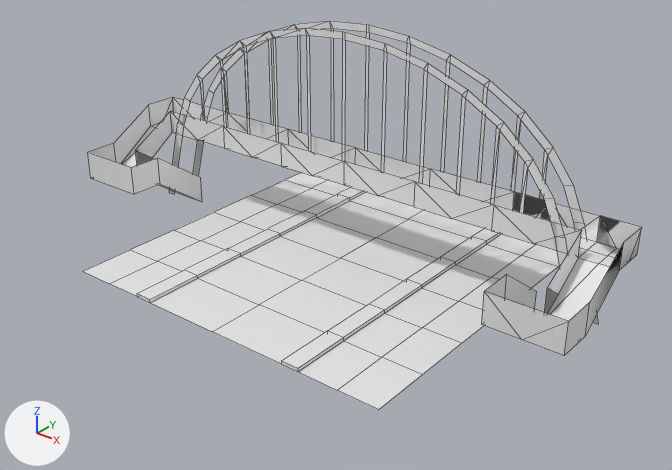
Two versions of the OBJ model data/mars/maps/import/map0/blvd_bridge.obj, one commit apart.
Both versions are drawn from a camera (50 mm lens) standing at (2.31, -2.92, 1.92) and looking at (0.13, -0.2, 0.23). Every picture has the same lights, and +X, +Y and +Z are marked at lower left. Mesh edges are drawn as thin lines. Where no turn or scale is listed for an object, it has been applied to the vertices. Vertices at the same position are counted once.

In view in the first picture: 'blvd_bridge_Plane.006'.
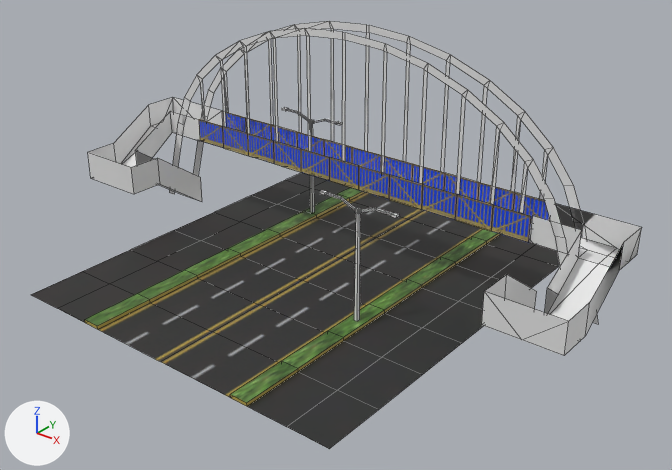
The change, as a diff of the scene's bpy script:
```diff
--- a/data/mars/maps/import/map0/blvd_bridge.obj.py
+++ b/data/mars/maps/import/map0/blvd_bridge.obj.py
@@ img_marscity_tga @@
+img_marscity_tga = load_image('marscity.tga', '../textures/marscity.tga', 186, 192, 'sRGB')
@@ mat_marscity_001 @@
+mat_marscity_001 = principled_material('marscity.001')
+mat_marscity_001.texture = img_marscity_tga
+mat_marscity_001.roughness = 0.526
@@ mat_marsindx_239 @@
+mat_marsindx_239 = principled_material('MARSINDX_239')
+mat_marsindx_239.base_color = (0.456, 0.342, 0.0595)  # yellow #b49e45
+mat_marsindx_239.roughness = 0.526
@@ mat_marscity_002 @@
+mat_marscity_002 = principled_material('marscity.002')
+mat_marscity_002.texture = img_marscity_tga
+mat_marscity_002.roughness = 0.526
@@ me_blvd_bridge_plane_006 @@
 # used by ob_blvd_bridge_plane_006; location = (0.0, 0.0, 0.0)
-me_blvd_bridge_plane_006.from_pydata(...)  # 325 vertices, 279 faces, 214 loose edges; spans x -1.26..1.26, y -0.8..0.8, z 0.0..1.01
+me_blvd_bridge_plane_006.from_pydata(...)  # 523 vertices, 392 faces; spans x -1.26..1.26, y -1.07..0.8, z 0.0..1.01
+# me_blvd_bridge_plane_006 part 1
+# 11 vertices are removed from x -0.86..1.1, y 0.03..0.19, z 0.34..0.46
+# 55 faces are deleted
+# 190 loose edges are deleted
+# 1 vertex moves within x -0.73, y 0.03, z 0.46
+# 159 vertices are added at x -0.9..0.9, y -1.07..0.53, z 0.0..0.52
+# 8 new vertices lie (0.07, 0.0, 0.0) away from vertices in x -0.55..0.25, y -0.4..0.29, z 0.51..0.52
+# 5 new vertices lie (0.07, 0.0, 0.03) away from vertices in x -0.39..0.41, y -0.4..0.29, z 0.48..0.49
+# 16 new vertices lie (0.0, 0.0, 0.12) away from vertices in x -0.9..0.9, y 0.03..0.19, z 0.34
+# 13 new vertices lie (0.0, 0.27, 0.0) away from vertices in x -0.8..0.8, y -1.07, z 0.0..0.02
+# 8 new vertices lie (0.0, 0.0, 0.11) away from vertices in x 0.08..0.9, y 0.02, z 0.35
+# 128 new faces join them, mat_marsnull (white #e7e7e7)
+# 22 new faces join them, mat_marscity_002 (picture img_marscity_tga)
+# 12 new faces join them, mat_marscity_001 (picture img_marscity_tga)
+# 6 new faces join them, mat_marsindx_239 (yellow #b49e45)
+# me_blvd_bridge_plane_006 part 2: 44 faces spanning x -0.8..0.8, y -0.8..0.8, z 0.0..0.02 switch from mat_marsnull (white #e7e7e7) to mat_marscity_001 (picture img_marscity_tga)
+# me_blvd_bridge_plane_006 part 3: 24 faces spanning x -0.44..0.44, y -0.8..0.8, z 0.0..0.02 switch from mat_marsnull (white #e7e7e7) to mat_marsindx_239 (yellow #b49e45)
+me_blvd_bridge_plane_006.materials.append(mat_marscity_002)  # picture img_marscity_tga
```

Where the change shows, as pixel boxes [x1, y1, x2, y2] in the pictures (672 x 470 px; the box of a moved part takes in the faces that stretch with it):
'blvd_bridge_Plane.006', reshaped (9% wider, 10% taller)
    before: [83, 21, 641, 410]
    after: [31, 21, 641, 449]
part 1 of me_blvd_bridge_plane_006, moved or reshaped
    before: [137, 60, 641, 372]
    after: [31, 60, 641, 449]
part 2 of me_blvd_bridge_plane_006, recoloured (white to black)
    both: [83, 173, 559, 410]
part 3 of me_blvd_bridge_plane_006, recoloured (grey to brown)
    both: [150, 192, 501, 372]
